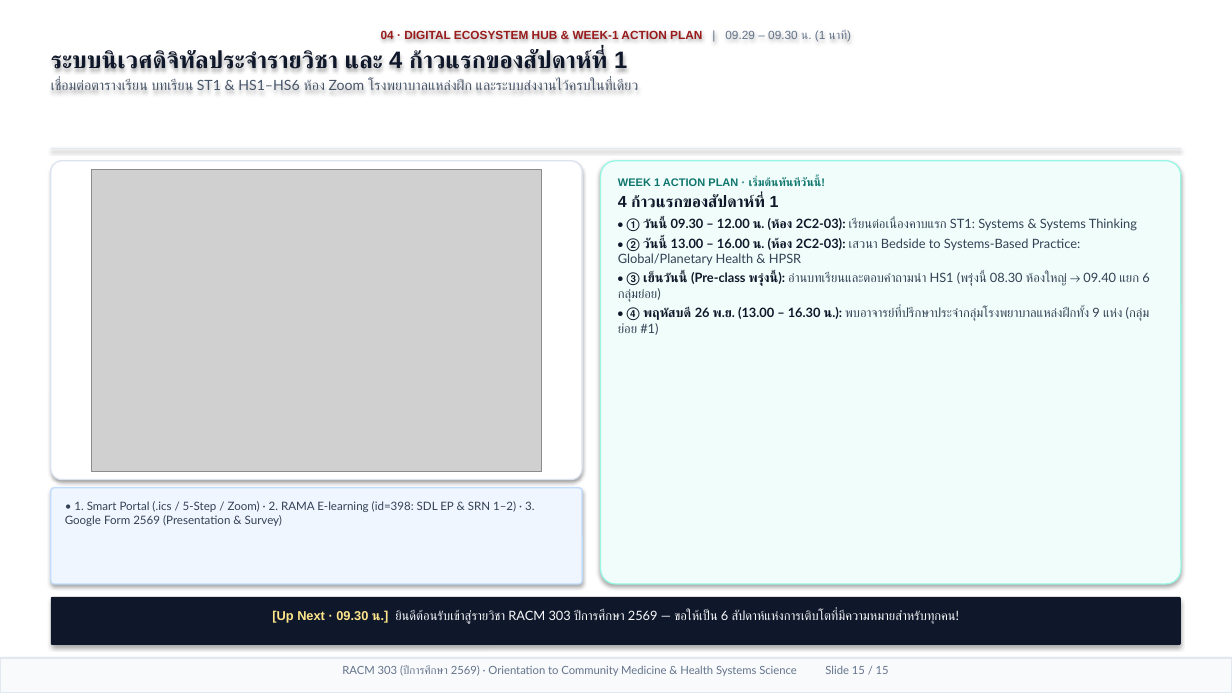
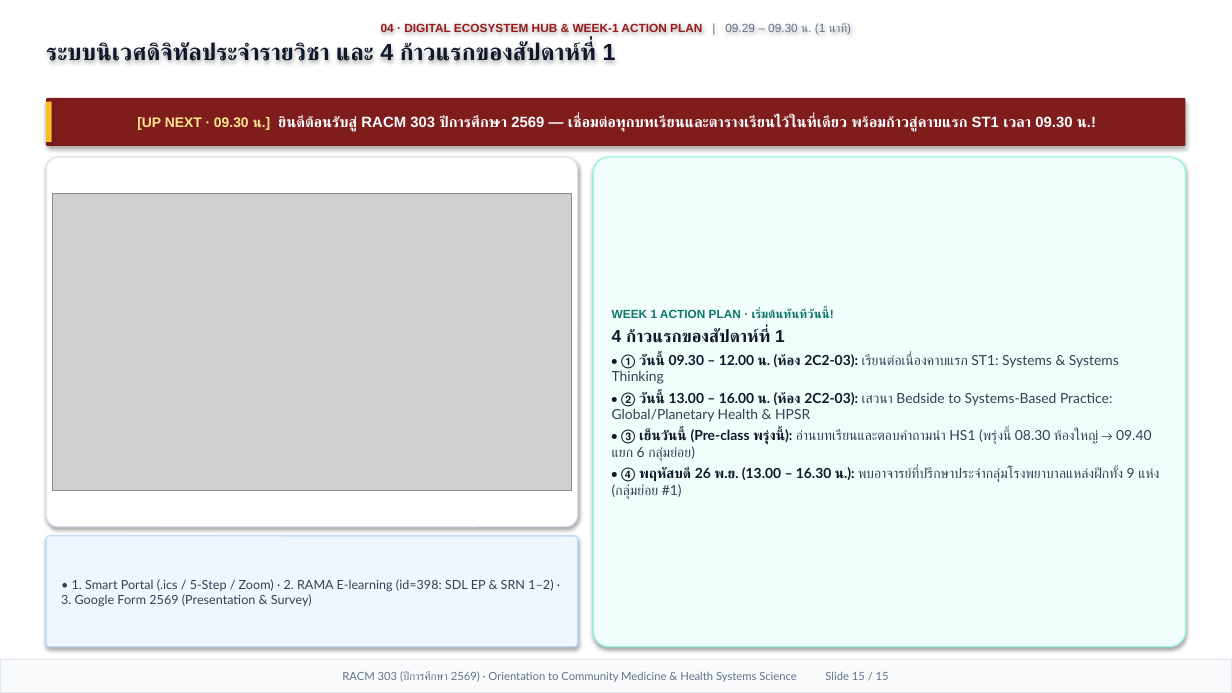
Before and after one commit to smartwoo/racm303-2569-faculty-member, a slide deck: slide 15 of exports/pptx/RACM303_2569_Orientation_Slides.pptx. Drawn at 1232x693 pixels with LibreOffice and Linux fonts; fonts in the diff are those of the drawing; grey boxes stand for pictures. Boxes give left, top, right and bottom in pixels: in the first picture for what was removed or moved away, otherwise in the second. Text is boxed around its words. In the diff, an @@ line names an element or a change of style, - is before the commit and + after.

Commit message:
feat(orientation): upgrade all 15 slides with top key-message banners, full-space Nano Banana visuals, optimized typography & Apple Keynote motion

```diff
--- a/exports/pptx/RACM303_2569_Orientation_Slides.pptx
+++ b/exports/pptx/RACM303_2569_Orientation_Slides.pptx
@@ text "04 · DIGITAL ECOSYSTEM HUB ...": place and size @@
-text "04 · DIGITAL ECOSYSTEM HUB ..." at [51,30,851,90]
+text "04 · DIGITAL ECOSYSTEM HUB ..." at [46,22,851,65]
@@ text "04 · DIGITAL ECOSYSTEM HUB ..." at [46,22,851,65]: size 18.5 to 18.2 pt in "ระบบนิเวศดิจิทัลประจำรายวิชา และ 4 ก้าวแรกของสัปดาห์ที่ 1"; less space between paragraphs @@
@@ text at [51,79,639,90]: paragraph removed @@
-เชื่อมต่อตารางเรียน บทเรียน ST1 & HS1–HS6 ห้อง Zoom โรงพยาบาลแหล่งฝึก และระบบส่งงานไว้ครบในที่เดียว
@@ rounded rectangle "[UP NEXT · 09.30 น.] ...": place and size @@
-rounded rectangle "[UP NEXT · 09.30 น.] ..." at [51,148,1181,149]
+rounded rectangle "[UP NEXT · 09.30 น.] ..." at [46,98,1186,146]
@@ rounded rectangle "[UP NEXT · 09.30 น.] ..." at [46,98,1186,146]: rectangle to rounded rectangle; fill #E2E8F0 to #7F1D1D @@
@@ rectangle added at [46,102,52,142], fill #FBBF24 @@
@@ text in rounded rectangle at [137,116,1096,132]: text added @@
+[UP NEXT · 09.30 น.] ยินดีต้อนรับสู่ RACM 303 ปีการศึกษา 2569 — เชื่อมต่อทุกบทเรียนและตารางเรียนไว้ในที่เดียว พร้อมก้าวสู่คาบแรก ST1 เวลา 09.30 น.!
@@ rounded rectangle: place and size @@
-rounded rectangle at [51,161,582,480]
+rounded rectangle at [46,157,578,527]
@@ rounded rectangle at [46,157,578,527]: proportions changed @@
@@ rounded rectangle "WEEK 1 ACTION PLAN · ...": place and size @@
-rounded rectangle "WEEK 1 ACTION PLAN · ..." at [601,161,1181,584]
+rounded rectangle "WEEK 1 ACTION PLAN · ..." at [593,157,1186,647]
@@ rounded rectangle "WEEK 1 ACTION PLAN · ..." at [593,157,1186,647]: size 8.6 to 9.2 pt in "WEEK 1 ACTION PLAN · เริ่มต้นทันทีวันนี้!"; size 12.5 to 13.5 pt in "4 ก้าวแรกของสัปดาห์ที่ 1"; size 10 to 10.8 pt in "• ① วันนี้ 09.30 – 12.00 น. ...", "• ② วันนี้ 13.00 – 16.00 น. ...", "• ③ เย็นวันนี้ (Pre-class พรุ่งนี้): อ่านบทเรียนและตอบคำถามน ...", "• ④ พฤหัสบดี 26 พ.ย. (13.00 – ..."; vertical alignment top to middle; proportions changed @@
@@ picture: place and size @@
-picture at [91,169,542,471]
+picture at [53,193,571,491]
@@ rounded rectangle "• 1. Smart Portal (.ics ...": place and size @@
-rounded rectangle "• 1. Smart Portal (.ics ..." at [51,488,582,584]
+rounded rectangle "• 1. Smart Portal (.ics ..." at [46,536,578,647]
@@ rounded rectangle "• 1. Smart Portal (.ics ..." at [46,536,578,647]: size 9 to 9.8 pt; vertical alignment top to middle; proportions changed @@
@@ rounded rectangle removed at [51,597,1181,645] @@
-[Up Next · 09.30 น.] ยินดีต้อนรับเข้าสู่รายวิชา RACM 303 ปีการศึกษา 2569 — ขอให้เป็น 6 สัปดาห์แห่งการเติบโตที่มีความหมายสำหรับทุกคน!
@@ rectangle "RACM 303 (ปีการศึกษา 2569) · ..." at [0,660,1232,693]: vertical alignment top to middle @@
```
Also in this commit, not shown: 14 other slides changed, 20 other files.
